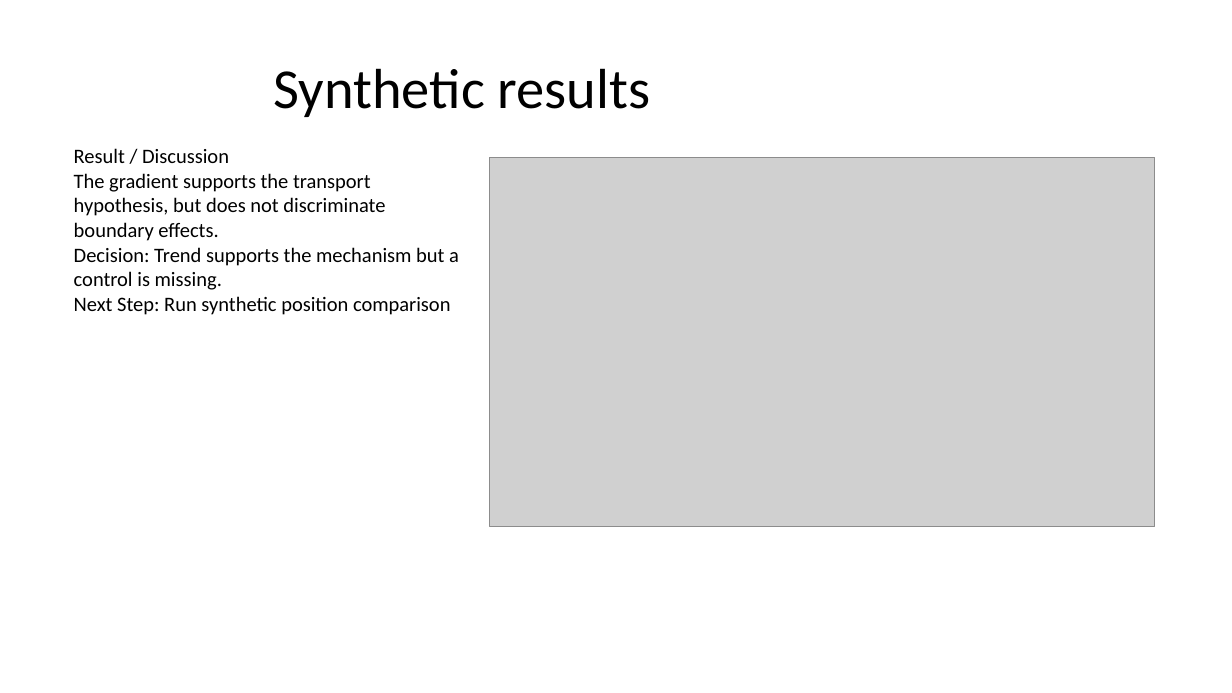
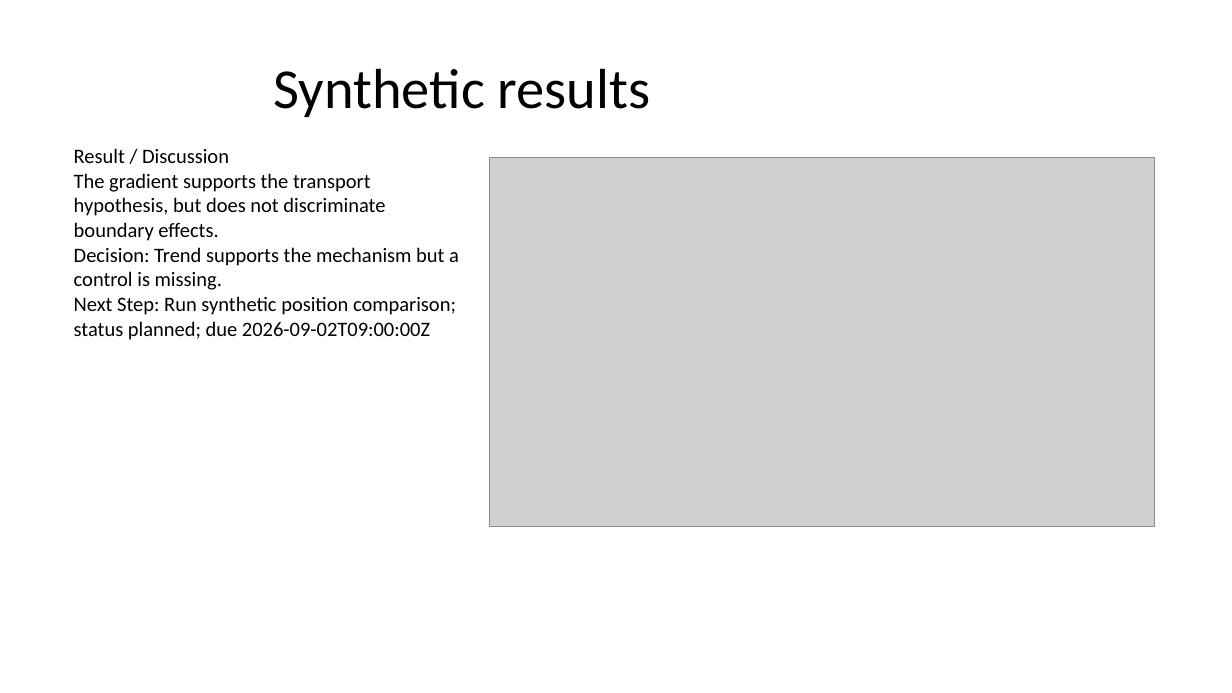
Before and after one commit to Gary0915/AI-Research-SKILLs, a slide deck: slide 4 of thesis-deck-system/artifacts/phase1/master_first_render_compat.pptx. Drawn at 1232x693 pixels with LibreOffice and Linux fonts; fonts in the diff are those of the drawing; grey boxes stand for pictures. Boxes give left, top, right and bottom in pixels: in the first picture for what was removed or moved away, otherwise in the second. Text is boxed around its words. In the diff, an @@ line names an element or a change of style, - is before the commit and + after.

```diff
--- a/thesis-deck-system/artifacts/phase1/master_first_render_compat.pptx
+++ b/thesis-deck-system/artifacts/phase1/master_first_render_compat.pptx
@@ text at bbox=[74, 296, 456, 340]: text changed @@
-Next Step: Run synthetic position comparison
+Next Step: Run synthetic position comparison; status planned; due 2026-09-02T09:00:00Z
```
Also in this commit, not shown: 39 other files.
